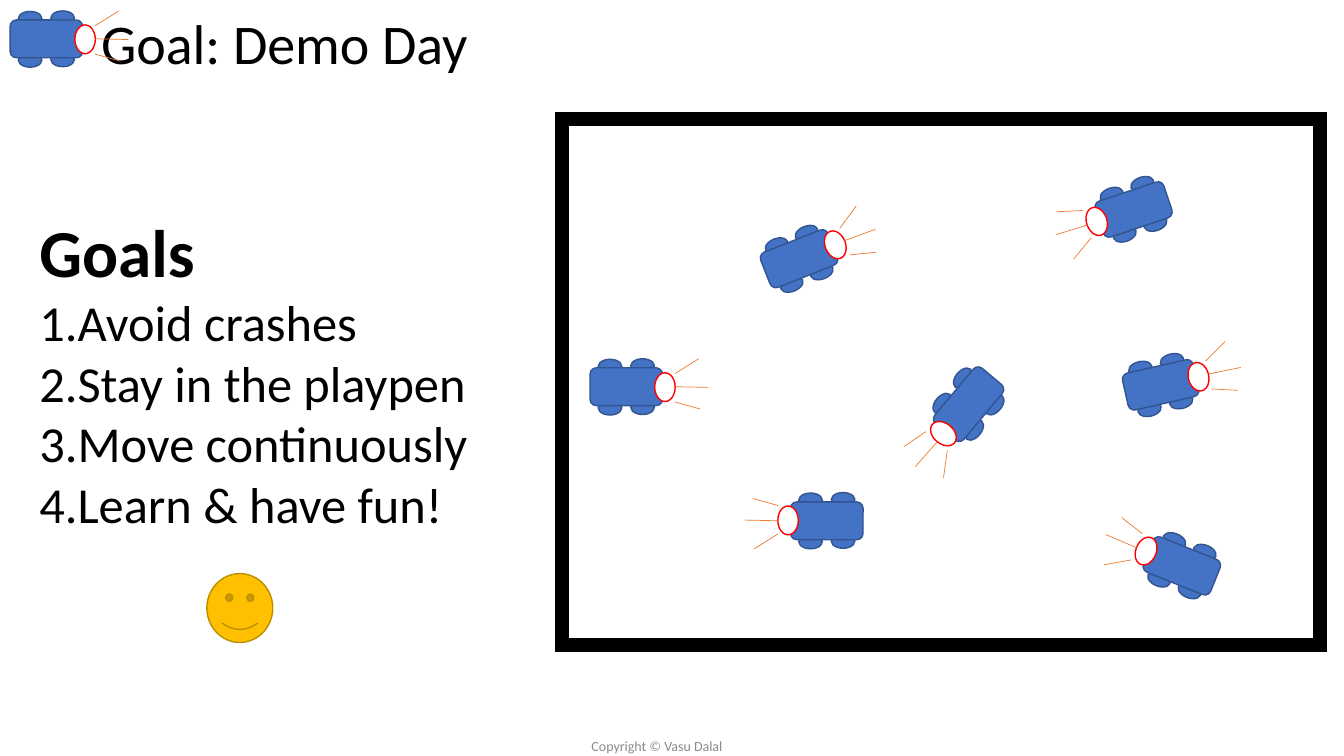
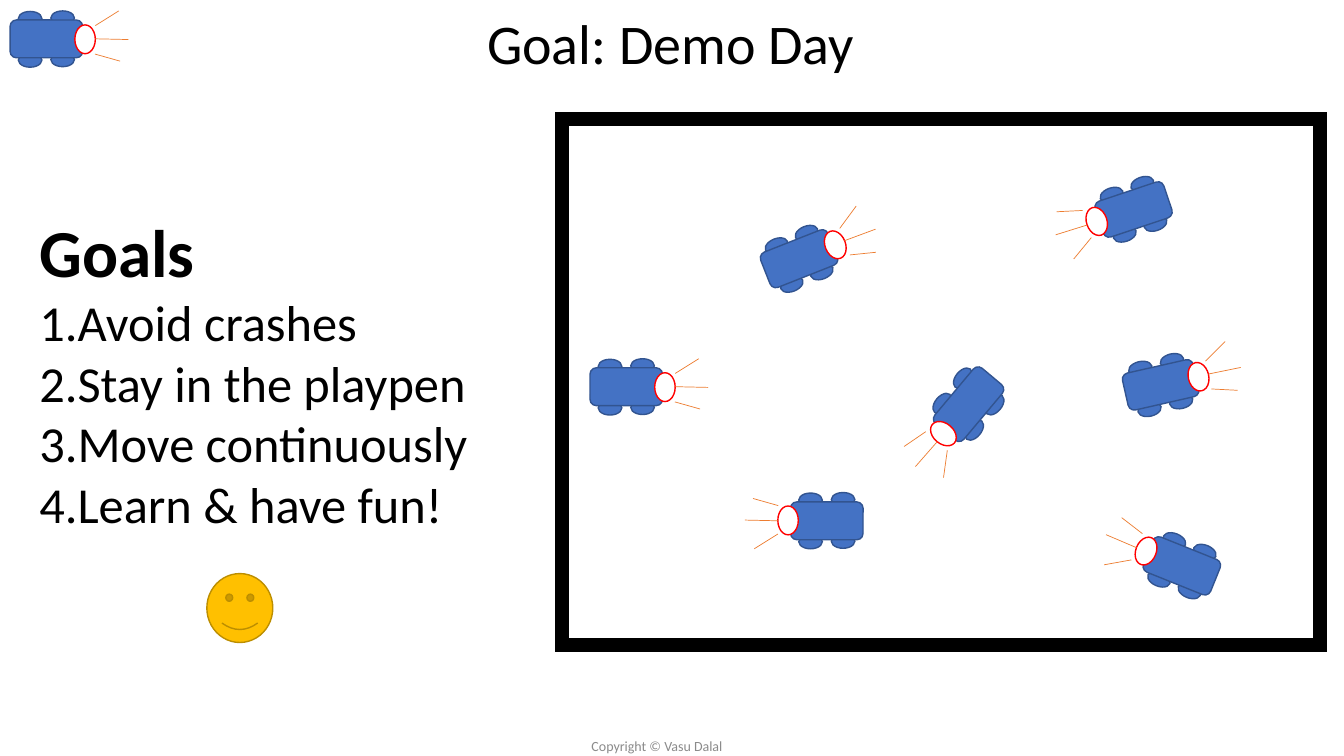
Before and after one commit to vdalal/lego-ev3, a slide deck: slide 2 of Introduction to Lego EV3-v0.2.pptx. Drawn at 1344x756 pixels with LibreOffice and Linux fonts; fonts in the diff are those of the drawing. Boxes give left, top, right and bottom in pixels: in the first picture for what was removed or moved away, otherwise in the second. Text is boxed around its words. In the diff, an @@ line names an element or a change of style, - is before the commit and + after.

Commit message:
Minor formatting edits

```diff
--- a/Introduction to Lego EV3-v0.2.pptx
+++ b/Introduction to Lego EV3-v0.2.pptx
@@ title "Goal: Demo Day" at [91,0,1250,120]: alignment left to centre @@
```
Also in this commit, not shown: 16 other slides changed.
